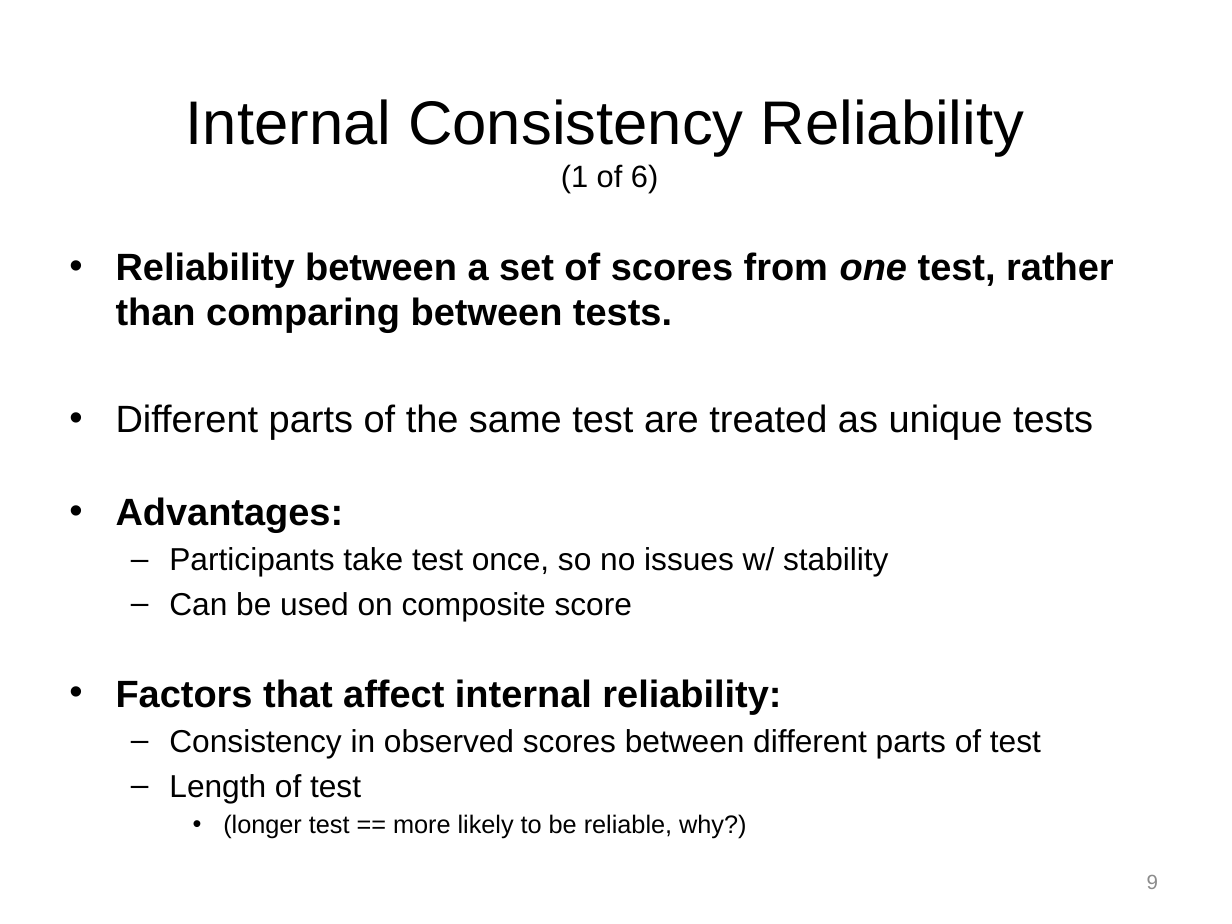
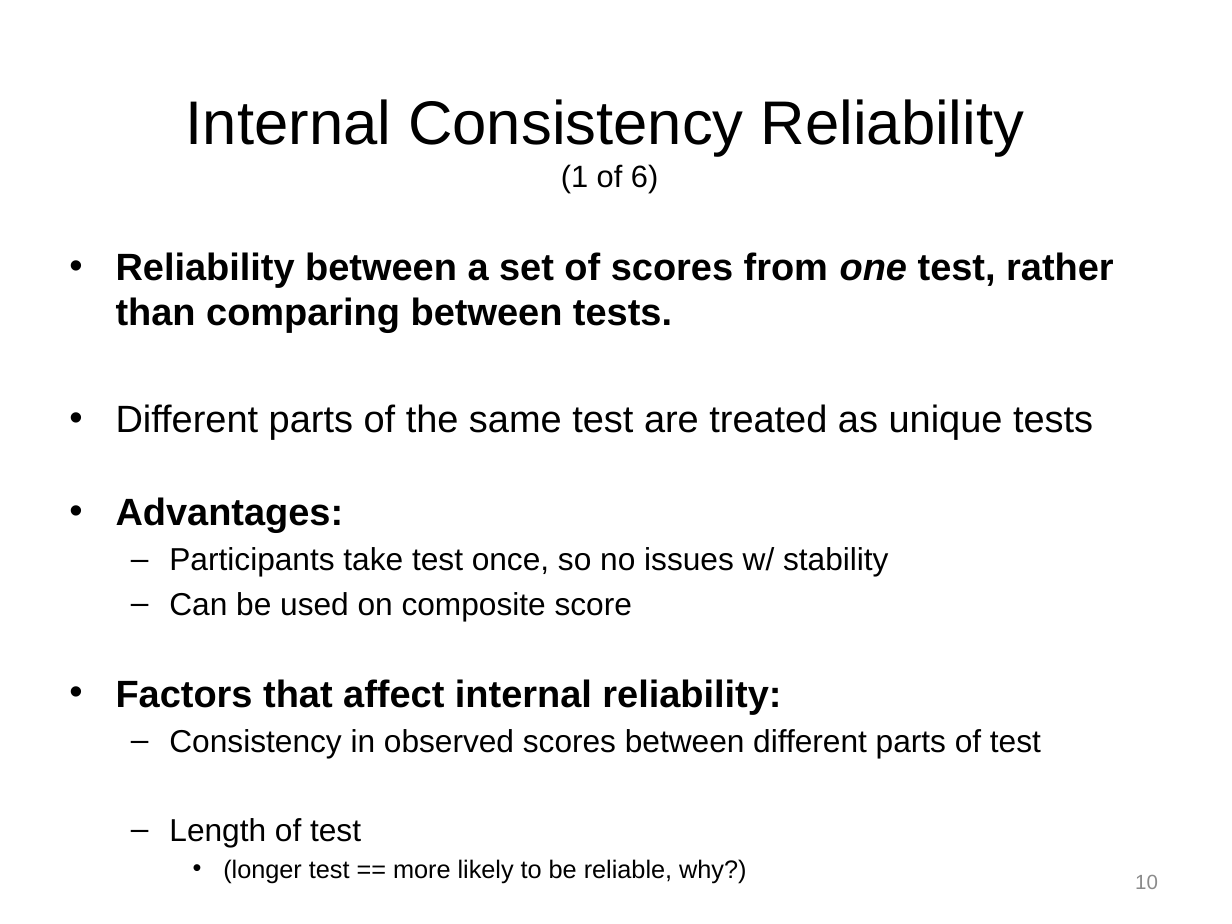
Before and after one commit to npm27/Teaching-Materials, a slide deck: slide 10 of Tests and Eval/Slides/6 Chapter 6.pptx (slide 9 before the commit). Drawn at 1232x924 pixels with LibreOffice and Linux fonts; fonts in the diff are those of the drawing. Boxes give left, top, right and bottom in pixels: in the first picture for what was removed or moved away, otherwise in the second. Text is boxed around its words. In the diff, an @@ line names an element or a change of style, - is before the commit and + after.

```diff
--- a/Tests and Eval/Slides/6 Chapter 6.pptx
+++ b/Tests and Eval/Slides/6 Chapter 6.pptx
@@ text "Reliability between a set of ..." rewrapped from (x1=116, y1=252, x2=1114, y2=839) to (x1=116, y1=252, x2=1114, y2=883) @@
@@ page number at (x1=1135, y1=875, x2=1158, y2=889): text changed @@
-9
+10
```
Also in this commit, not shown: 1 other slide changed, 1 slide added, 3 other files.
